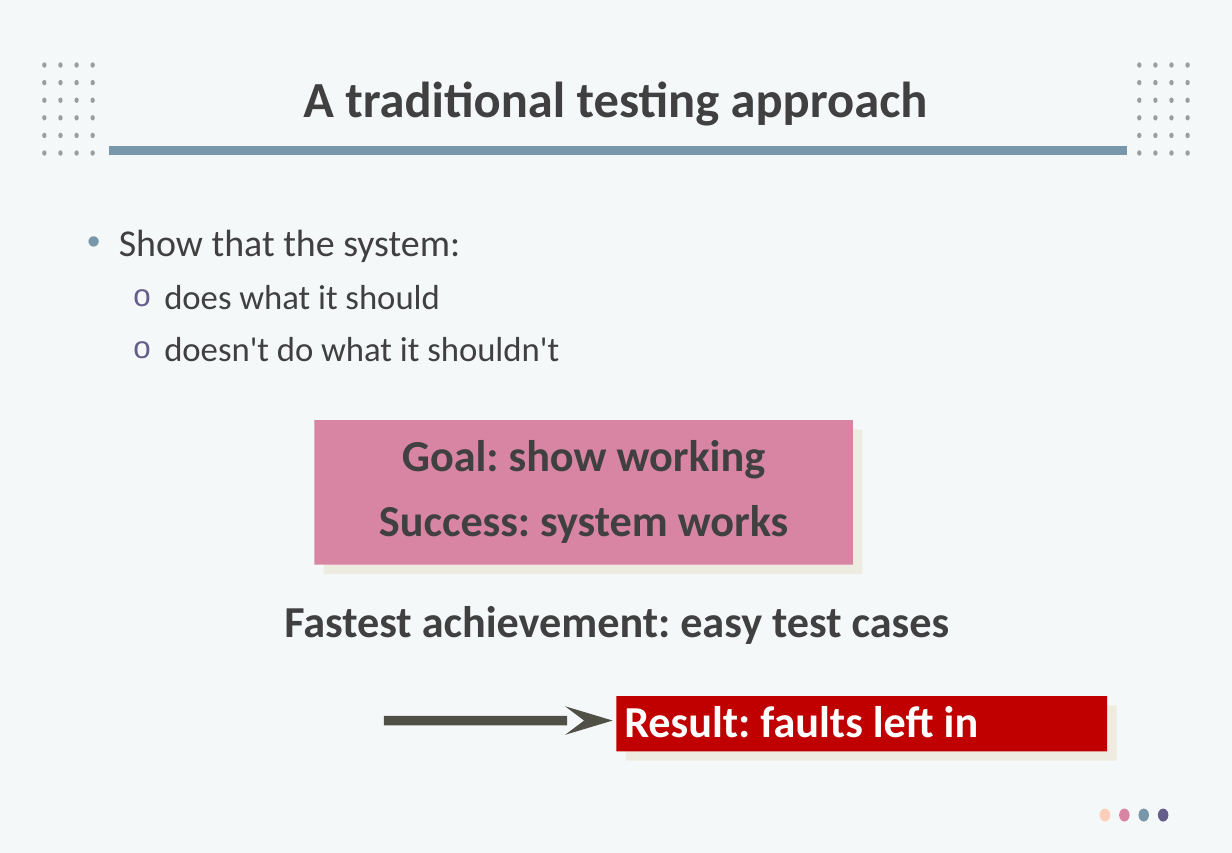
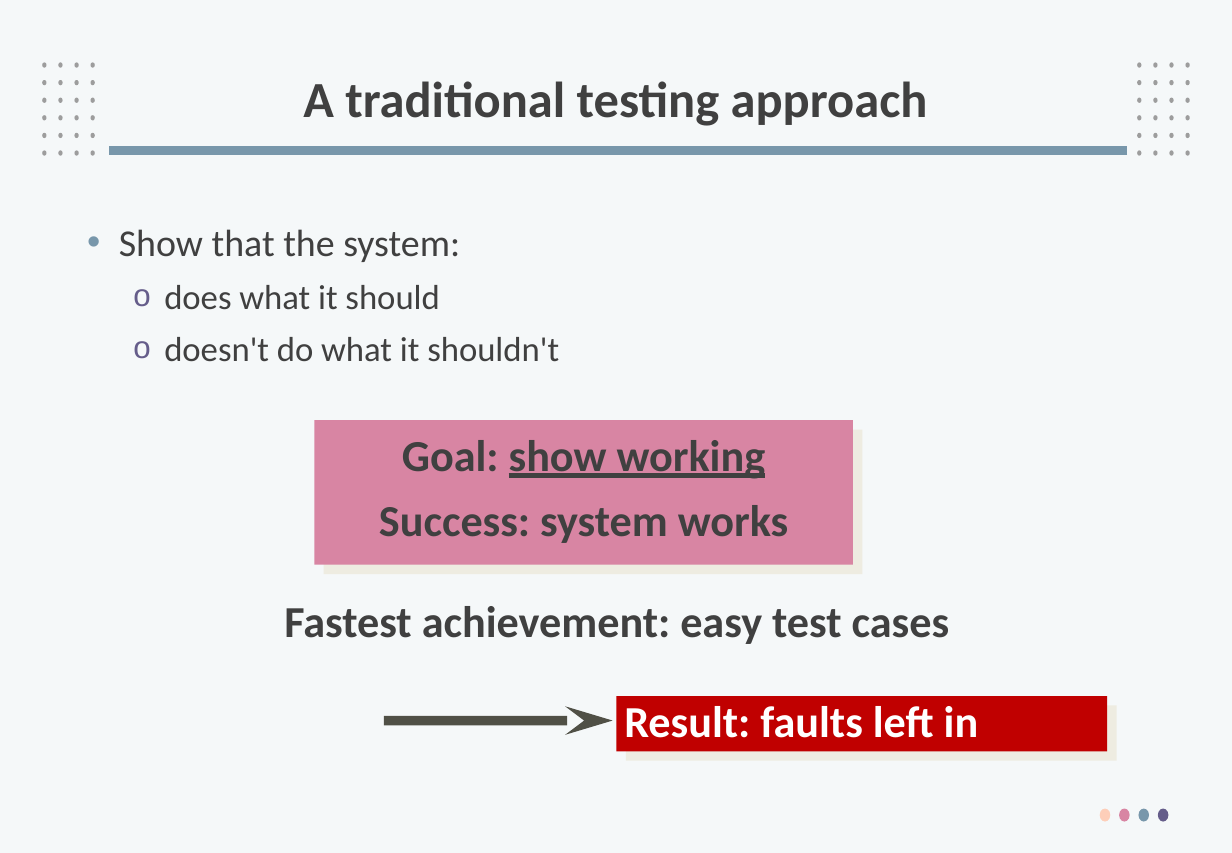
Before and after one commit to PhanManh2003/Specialization, a slide deck: slide 109 of 24_fall/SWT301/Slide 2018/SWT1_tim.pptx. Drawn at 1232x853 pixels with LibreOffice and Linux fonts; fonts in the diff are those of the drawing; background and template pictures are left out. Boxes give left, top, right and bottom in pixels: in the first picture for what was removed or moved away, otherwise in the second. Text is boxed around its words. In the diff, an @@ line names an element or a change of style, - is before the commit and + after.

```diff
--- a/24_fall/SWT301/Slide 2018/SWT1_tim.pptx
+++ b/24_fall/SWT301/Slide 2018/SWT1_tim.pptx
@@ text in rectangle at (411, 440, 775, 479): underline on in "show working" @@
```
Also in this commit, not shown: 24 other slides changed, 7 other files.
